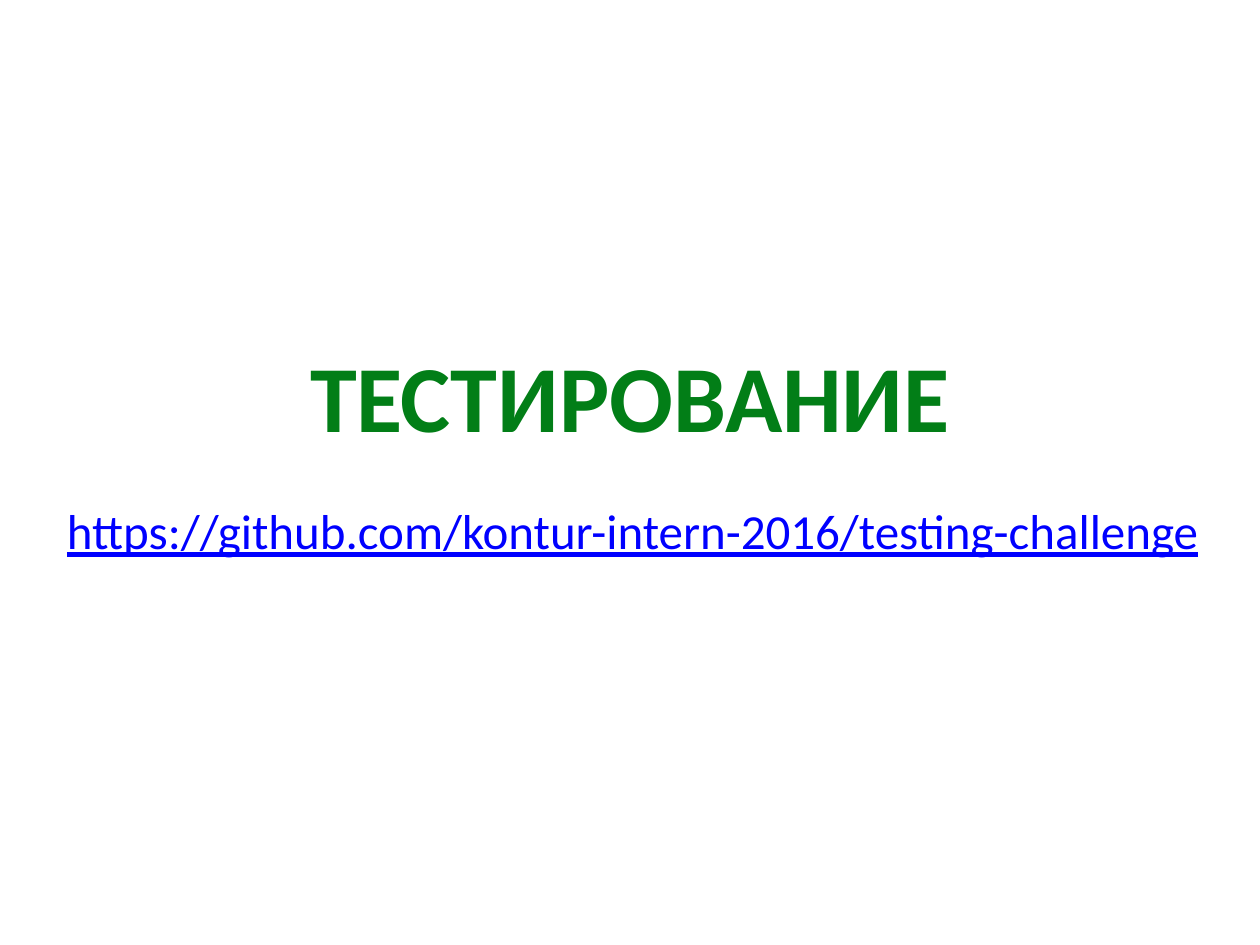
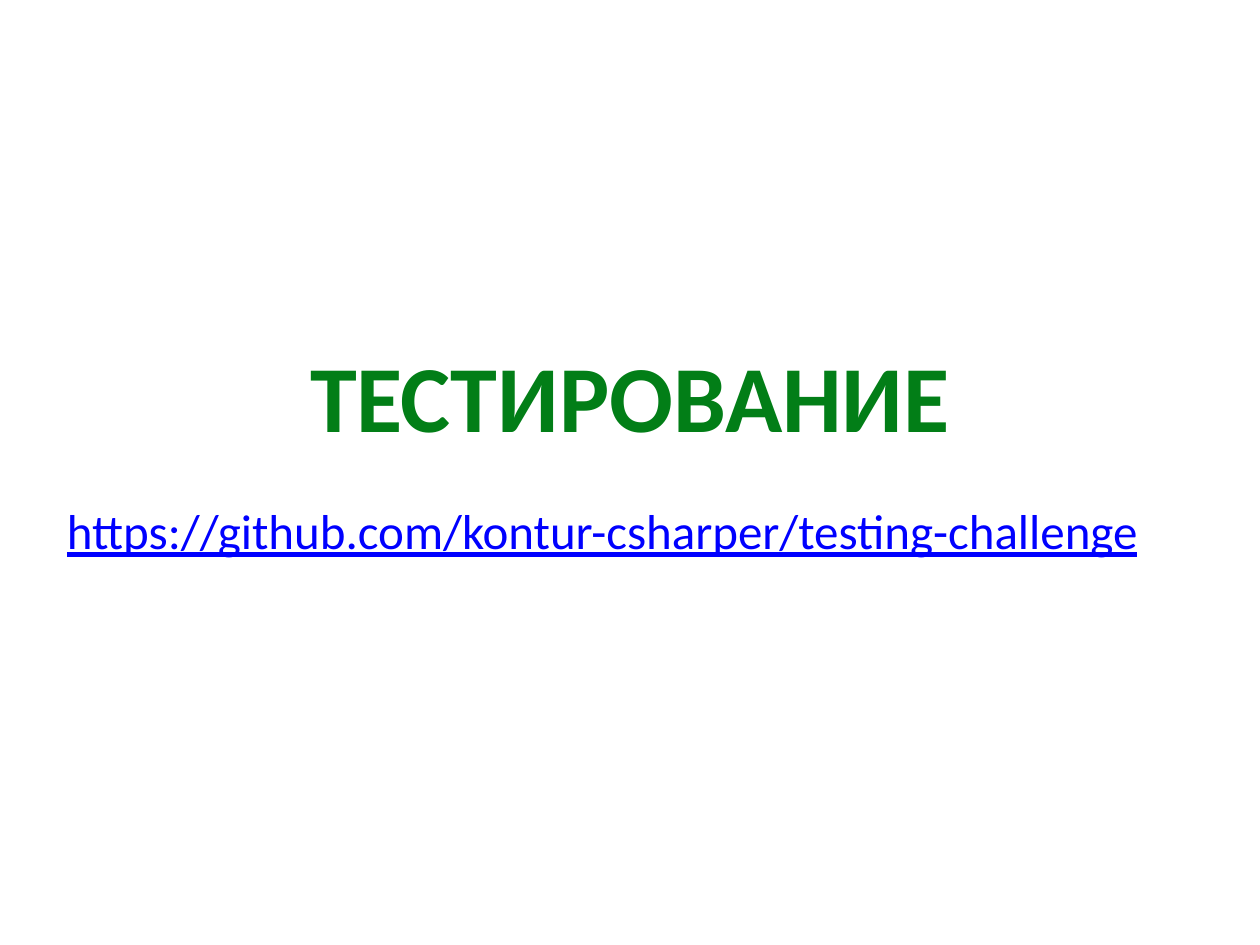
Before and after one commit to kontur-courses/old-testing-challenge, a slide deck: slide 1 of challenge.pptx. Drawn at 1260x945 pixels with LibreOffice and Linux fonts; fonts in the diff are those of the drawing. Boxes give left, top, right and bottom in pixels: in the first picture for what was removed or moved away, otherwise in the second. Text is boxed around its words. In the diff, an @@ line names an element or a change of style, - is before the commit and + after.

Commit message:
fix url on slides + history

```diff
--- a/challenge.pptx
+++ b/challenge.pptx
@@ text at bbox=[67, 515, 1138, 558]: text changed @@
-https://github.com/kontur-intern-2016/testing-challenge
+https://github.com/kontur-csharper/testing-challenge
```
Also in this commit, not shown: 4 other files.
